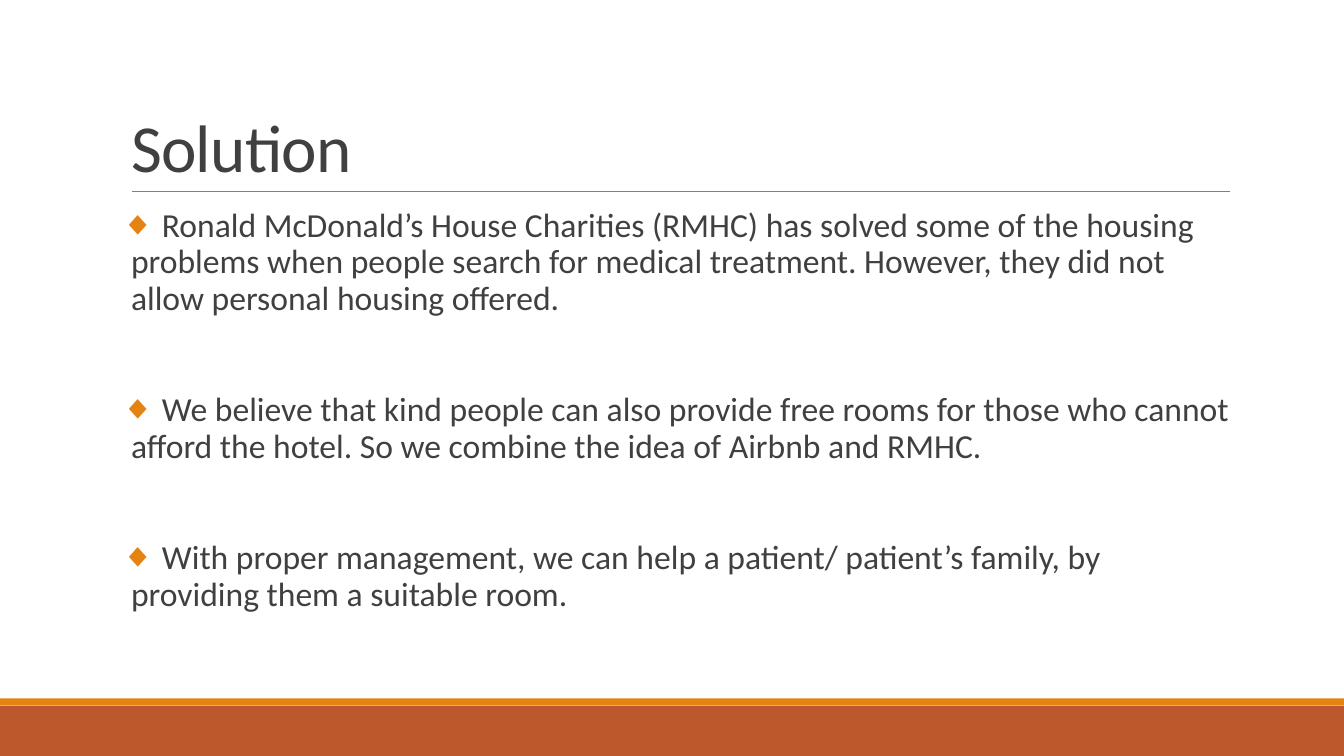
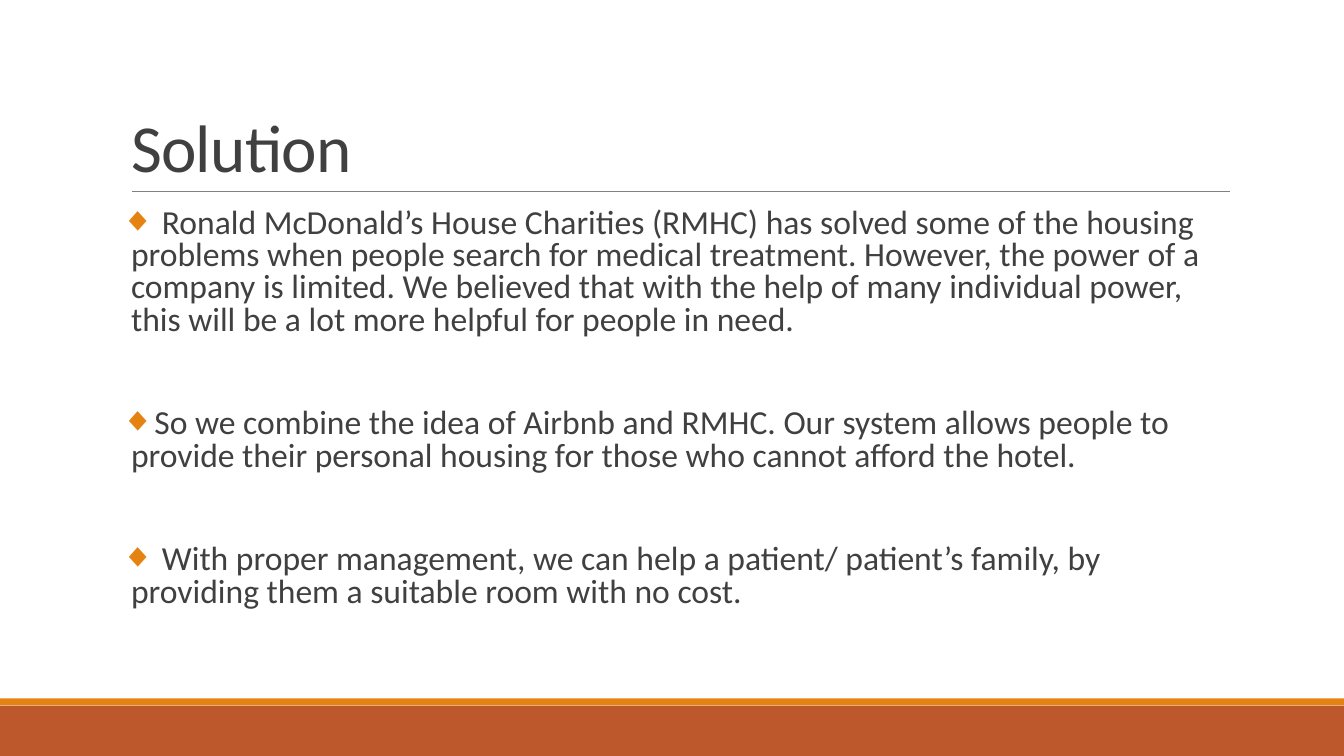
Before and after one commit to louis33217/Project, a slide deck: slide 4 of Final project/INFO 5100 Final Project.pptx. Drawn at 1344x756 pixels with LibreOffice and Linux fonts; fonts in the diff are those of the drawing. Boxes give left, top, right and bottom in pixels: in the first picture for what was removed or moved away, otherwise in the second. Text is boxed around its words. In the diff, an @@ line names an element or a change of style, - is before the commit and + after.

Commit message:
update PPT

```diff
--- a/Final project/INFO 5100 Final Project.pptx
+++ b/Final project/INFO 5100 Final Project.pptx
@@ text at <box>131,210,1199,609</box>: text changed @@
-◆ Ronald McDonald’s House Charities (RMHC) has solved some of the housing problems when people search for medical treatment. However, they did not allow personal housing offered.
-◆ We believe that kind people can also provide free rooms for those who cannot afford the hotel. So we combine the idea of Airbnb and RMHC.
-◆ With proper management, we can help a patient/ patient’s family, by providing them a suitable room.
+◆ Ronald McDonald’s House Charities (RMHC) has solved some of the housing problems when people search for medical treatment. However, the power of a company is limited. We believed that with the help of many individual power, this will be a lot more helpful for people in need.
+◆ So we combine the idea of Airbnb and RMHC. Our system allows people to provide their personal housing for those who cannot afford the hotel.
+◆ With proper management, we can help a patient/ patient’s family, by providing them a suitable room with no cost.
```
Also in this commit, not shown: 5 other slides changed, 3 slides added, 3 slides removed.
